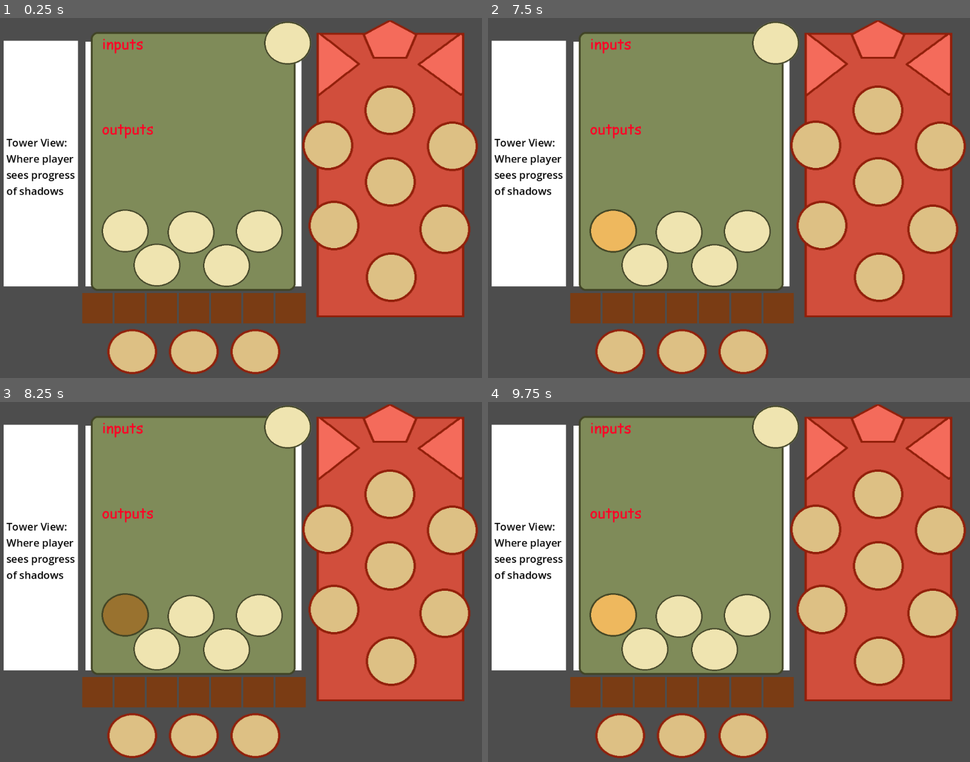
Above: before the commit, frames 1-4 (two rows, left to right).
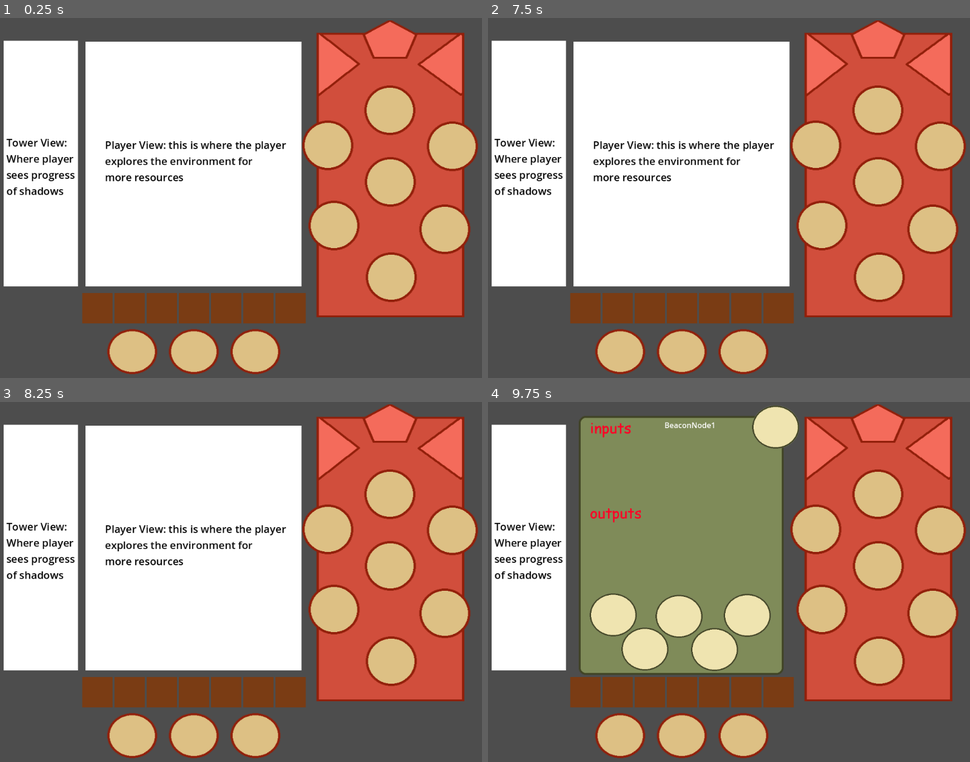
Above: after the commit, the same moments.

Repository: mccajd/Quintessential
Game: Godot game, scene res://Levels/beacon_puzzle_main.tscn
The game is run twice, just before and just after one commit, with the same random seed, the same clock (stepped at 60 frames per second) and the same inputs.
Inputs (mouse positions are in pixels of both pictures, inside the frame that each line leads up to):
- Up to frame 1 (0.25 s): no input
- Up to frame 2 (7.5 s): tap Enter at 0.5, 2, 3.5 s; move the mouse to (613, 230) at 0.52 s; press the mouse at (613, 230) at 0.53 s; tap Space at 1.25, 2.75, 4.25 s; move the mouse to (642, 266) at 1.27 s; release the mouse at (642, 266) at 1.28 s; click (642, 266) at 1.35 s; move the mouse to (680, 230) at 2.02 s; press the mouse at (680, 230) at 2.03 s; move the mouse to (714, 266) at 2.77 s; release the mouse at (714, 266) at 2.78 s; click (714, 266) at 2.85 s; move the mouse to (748, 230) at 3.52 s; press the mouse at (748, 230) at 3.53 s; move the mouse to (777, 43) at 4.27 s; release the mouse at (777, 43) at 4.28 s; click (777, 43) at 4.35 s; move the mouse to (753, 201) at 5.02 s; press the mouse at (753, 201) at 5.03 s; move the mouse to (656, 108) at 5.77 s; release the mouse at (656, 108) at 5.78 s; click (656, 108) at 5.85 s; move the mouse to (835, 183) at 6.52 s; press the mouse at (835, 183) at 6.53 s; move the mouse to (632, 219) at 7.27 s; release the mouse at (632, 219) at 7.28 s; click (632, 219) at 7.35 s
- Up to frame 3 (8.25 s): move the mouse to (289, 502) at 8.02 s; press the mouse at (289, 502) at 8.03 s
- Up to frame 4 (9.75 s): move the mouse to (704, 657) at 8.77 s; release the mouse at (704, 657) at 8.78 s; click (704, 657) at 8.85 s; move the mouse to (873, 639) at 9.52 s; press the mouse at (873, 639) at 9.53 s

The runs differ from the first frame. In frame 1, 31% of the frame differs, in the area x 18-65%, y 1-76%; in frame 2, 31%; in frame 3, 31%; in frame 4, 2.6%.

Commit message:
Select node from beacon UI, add ref to selected beacon

Diff:
--- a/Levels/beacon_puzzle_main.tscn
+++ b/Levels/beacon_puzzle_main.tscn
@@ -19,10 +19,13 @@
 
 var beaconNodeMenu = null
 var playerView = null
-# Called when the node enters the scene tree for the first time.
+
 func _ready():
-	beaconNodeMenu = get_parent().get_node(\"BeaconNodeMenu\")
-	playerView = get_parent().get_parent().get_node(\"PlayerView\").get_children()
+	beaconNodeMenu = get_parent()
+	playerView = get_parent().get_parent().get_parent().get_node(\"PlayerView\").get_children()
+
+#func _process(delta):
+
 
 func _on_clicked(transformation_type: String): # note.jmc - probably remove this discarded param later
 	# HACK.jmc - seems the player view as it currently stands eats mouse inputs
@@ -30,6 +33,7 @@
 	for child in playerView:
 		child.visible = currentVisibility
 	beaconNodeMenu.visible = !currentVisibility
+	#self.visible = false
 "
 
 [node name="BeaconPuzzleMain" type="Node"]
@@ -161,6 +165,17 @@
 [node name="BeaconNodeMenu" parent="MockUI/BeaconNodeView" instance=ExtResource("1_fh8ox")]
 position = Vector2(184, 16)
 
+[node name="SelectedNodeLabel" type="Label" parent="MockUI/BeaconNodeView/BeaconNodeMenu"]
+offset_left = 195.0
+offset_top = 21.0
+offset_right = 303.0
+offset_bottom = 48.0
+text = "none selected"
+
+[node name="ShowNodeMenuButton" parent="MockUI/BeaconNodeView/BeaconNodeMenu" instance=ExtResource("2_svd78")]
+position = Vector2(374, -18)
+script = SubResource("GDScript_vcol3")
+
 [node name="SolutionButton" parent="MockUI/BeaconNodeView/BeaconNodeMenu" instance=ExtResource("2_svd78")]
 position = Vector2(31, 378)
 transformation_type = "solution"
@@ -180,10 +195,6 @@
 [node name="DistillationButton" parent="MockUI/BeaconNodeView/BeaconNodeMenu" instance=ExtResource("2_svd78")]
 position = Vector2(314, 379)
 transformation_type = "distillation"
-
-[node name="ShowNodeMenuButton" parent="MockUI/BeaconNodeView" instance=ExtResource("2_svd78")]
-position = Vector2(558, -2)
-script = SubResource("GDScript_vcol3")
 
 [node name="TowerExteriorView" type="Node" parent="MockUI"]
 
@@ -205,4 +216,12 @@
 of shadows"
 label_settings = SubResource("LabelSettings_tft4m")
 
-[connection signal="clicked" from="MockUI/BeaconNodeView/ShowNodeMenuButton" to="MockUI/BeaconNodeView/ShowNodeMenuButton" method="_on_clicked"]
+[connection signal="node_selected" from="BeaconTower" to="MockUI/BeaconNodeView/BeaconNodeMenu" method="_on_beacon_tower_node_selected"]
+[connection signal="selected" from="BeaconTower/BeaconNode1" to="BeaconTower" method="_on_node_selected"]
+[connection signal="selected" from="BeaconTower/BeaconNode2" to="BeaconTower" method="_on_node_selected"]
+[connection signal="selected" from="BeaconTower/BeaconNode3" to="BeaconTower" method="_on_node_selected"]
+[connection signal="selected" from="BeaconTower/BeaconNode4" to="BeaconTower" method="_on_node_selected"]
+[connection signal="selected" from="BeaconTower/BeaconNode5" to="BeaconTower" method="_on_node_selected"]
+[connection signal="selected" from="BeaconTower/BeaconNode6" to="BeaconTower" method="_on_node_selected"]
+[connection signal="selected" from="BeaconTower/BeaconNode7" to="BeaconTower" method="_on_node_selected"]
+[connection signal="clicked" from="MockUI/BeaconNodeView/BeaconNodeMenu/ShowNodeMenuButton" to="MockUI/BeaconNodeView/BeaconNodeMenu/ShowNodeMenuButton" method="_on_clicked"]
--- a/Scenes/beacon_node.tscn
+++ b/Scenes/beacon_node.tscn
@@ -43,3 +43,6 @@
 offset_top = 28.0
 offset_right = 99.0
 offset_bottom = 97.0
+
+[connection signal="mouse_entered" from="." to="." method="_on_mouse_entered"]
+[connection signal="mouse_exited" from="." to="." method="_on_mouse_exited"]
--- a/Scripts/beacon_node.gd
+++ b/Scripts/beacon_node.gd
@@ -5,6 +5,8 @@
 @export var id: int
 @export var availableNodeIds: Array[int]
 @export var connectedNodeIds: Array[int]
+
+var hovered = false
 
 var inputs: Array = []
 var outputs = []
@@ -14,11 +16,13 @@
 
 # Called when the node enters the scene tree for the first time.
 func _ready():
-	pass # Replace with function body.
+	input_pickable = true
 
 
 # Called every frame. 'delta' is the elapsed time since the previous frame.
 func _process(delta):
+	_handle_button_logic()
+
 	if (inputs.any(func(item): !!item)):
 		$AnimatedSprite2D.play("filled")
 		return
@@ -36,5 +40,14 @@
 		$SlottedItemPreview.texture = null
 		return
 
-func _selected():
-	selected.emit(self)
+func _handle_button_logic():
+	if (!hovered): return
+
+	if (Input.is_action_just_pressed("select")):
+		selected.emit(self)
+
+func _on_mouse_entered():
+	hovered = true
+
+func _on_mouse_exited():
+	hovered = false
--- a/Scripts/beacon_node_menu.gd
+++ b/Scripts/beacon_node_menu.gd
@@ -1,5 +1,28 @@
 extends Area2D
 
+var playerView = null
+
+var selected_node: BeaconNode
 
 func _ready():
+	visible = false
 	input_pickable = false
+	playerView = get_parent().get_parent().get_node("PlayerView").get_children()
+
+func _on_beacon_tower_node_selected(node: BeaconNode):
+	get_node("SelectedNodeLabel").text = node.name
+
+	# minor UX - clear the current node if selected again.
+	if (node == selected_node):
+		selected_node = null
+		_set_visibility(false)
+		return
+
+	selected_node = node
+	_set_visibility(true)
+
+
+func _set_visibility(value: bool):
+	visible = value
+	for child in playerView:
+		child.visible = !value
--- a/Scripts/beacon_tower.gd
+++ b/Scripts/beacon_tower.gd
@@ -1,11 +1,17 @@
 extends Area2D
 
+signal node_selected
 
-# Called when the node enters the scene tree for the first time.
+
 func _ready():
 	pass
 
 
-# Called every frame. 'delta' is the elapsed time since the previous frame.
 func _process(delta):
 	pass
+
+func _on_node_selected(node: BeaconNode):
+	# NOTE.jmc - eventually i intend to hold node connections here, which we'll need
+	#		for the selection menu.  for now i'm encapsulating the node selection event
+	#		here with the intent to enhance it with more info later.
+	node_selected.emit(node)
Not shown: 2 places in Scenes/beacon_node.tscn that only renumber resources
